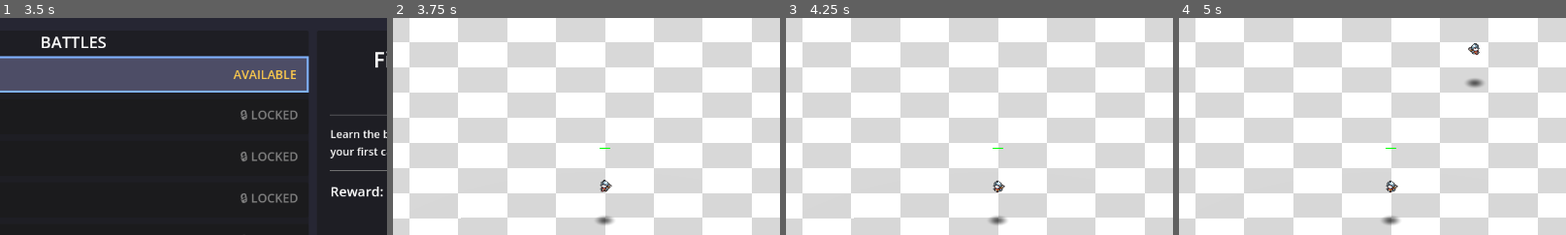
Above: before the commit, frames 1-4 (left to right).
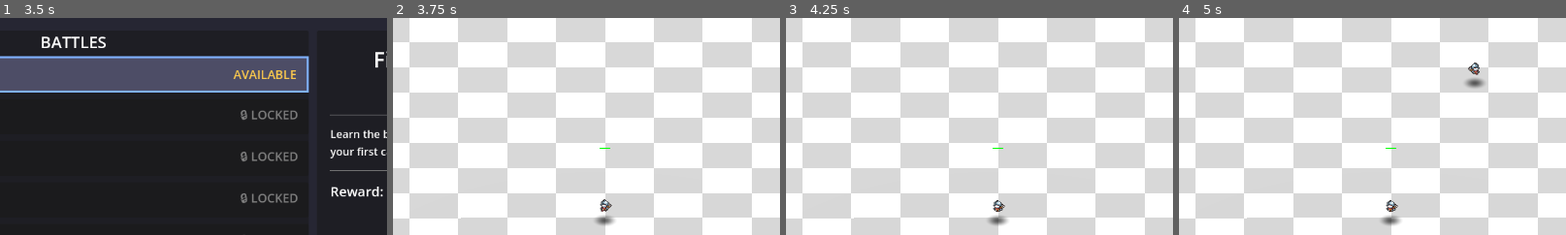
Above: after the commit, the same moments.

Repository: amari-charles/project-summoner
Game: Godot game, scene res://scenes/ui/main_menu.tscn
The game is run twice, just before and just after one commit, with the same random seed, the same clock (stepped at 60 frames per second) and the same inputs.
Inputs (mouse positions are % of the whole screen's width and height, from its top left):
- Up to frame 1 (3.5 s): click "PLAY" at 0.5 s; click "SELECT" at 1.25 s; click "CHOOSE WARRIOR" at 2 s; click (32, 26) at 2.75 s
- Up to frame 2 (3.75 s): click "START BATTLE" at 3.5 s
- Up to frame 3 (4.25 s): no input
- Up to frame 4 (5 s): tap Enter at 4.25 s; drag from (50, 83) to (60, 28) at 4.27 s
The pictures show only the part of the screen within x 23-73%, y 14-63%; the shares and areas given below are measured in that part.

Frame 1 is identical in both runs. In frame 2, 0.2% of the frame differs, in the area x 53-57%, y 74-90%; in frame 3, 0.2%; in frame 4, 0.5%, in the area x 53-78%, y 11-90%.

Commit message:
Improve shadow positioning with viewport-based sprite alignment (imperfect)
Changes:
- Reposition 2D sprites to 80% of viewport height (attempt to align feet with bottom)
- Add auto-shadow sizing based on sprite height (~35% of height)
- Add diagnostic prints for position debugging

Known issues (still needs work):
- Feet are being cut off at viewport bottom
- Warrior sprite feet still too far above shadow
- Current 80% positioning is arbitrary, not based on actual sprite bounds
- Need to calculate positioning from actual lowest pixel of sprite artwork

This is a checkpoint commit before implementing proper feet-based positioning.

🤖 Generated with [Claude Code](https://claude.com/claude-code)

Co-Authored-By: Claude <noreply@anthropic.com>

Diff:
--- a/scripts/units/shadow_component.gd
+++ b/scripts/units/shadow_component.gd
@@ -26,6 +26,8 @@
 
 	# Position just above ground (PlaneMesh has no volume)
 	position.y = 0.01
+
+	print("ShadowComponent: Local position.y=0.01 (should match character feet at Y=0)")
 
 	# Create radial gradient texture
 	shadow_texture = _create_radial_gradient_texture()
--- a/scripts/units/skeletal_character_2d5_component.gd
+++ b/scripts/units/skeletal_character_2d5_component.gd
@@ -139,7 +139,7 @@
 		unit._on_attack_impact()
 
 ## Setup sprite alignment so character feet are at origin (Y=0)
-## Uses simple Y positioning - proven to work
+## Positions BOTH the Sprite3D and the 2D skeletal content within viewport
 func _setup_sprite_alignment() -> void:
 	if not sprite_3d or not viewport:
 		return
@@ -147,9 +147,15 @@
 	# Calculate actual sprite height in world units
 	var world_height = viewport.size.y * sprite_3d.pixel_size  # 600 * 0.01 = 6.0
 
-	# Position sprite so bottom is at Y=0
-	# With centered=true, center needs to be at half-height
+	# Position Sprite3D so viewport bottom is at Y=0
 	sprite_3d.position.y = world_height / 2.0  # 3.0 for skeletal sprites
+
+	# CRITICAL: Adjust 2D skeletal model position so feet are at viewport bottom
+	# Update the Y component of position_offset
+	if skeletal_instance:
+		# Position at ~80% of viewport height to account for model size
+		skeletal_instance.position.y = viewport.size.y * 0.8  # ~480 for 600px viewport
+		print("SkeletalChar2D5: Repositioned 2D model to Y=%.0f (viewport bottom at %.0f)" % [skeletal_instance.position.y, viewport.size.y])
 
 ## Get the world-space height of this sprite
 ## Used by HP bars, projectile spawns, etc.
--- a/scripts/units/sprite_character_2d5_component.gd
+++ b/scripts/units/sprite_character_2d5_component.gd
@@ -62,17 +62,21 @@
 	return 1.0  # Fallback duration
 
 ## Setup sprite alignment so character feet are at origin (Y=0)
-## Uses simple Y positioning - proven to work
+## Positions BOTH the Sprite3D and the 2D sprite content within viewport
 func _setup_sprite_alignment() -> void:
-	if not sprite_3d or not viewport:
+	if not sprite_3d or not viewport or not character_sprite:
 		return
 
 	# Calculate actual sprite height in world units
 	var world_height = viewport.size.y * sprite_3d.pixel_size  # 250 * 0.025 = 6.25
 
-	# Position sprite so bottom is at Y=0
-	# With centered=true, center needs to be at half-height
+	# Position Sprite3D so viewport bottom is at Y=0
 	sprite_3d.position.y = world_height / 2.0  # 3.125 for standard sprites
+
+	# CRITICAL: Position 2D sprite so feet are at viewport bottom (not centered!)
+	# With centered=true, position at ~80% of viewport height to account for sprite size
+	character_sprite.position.y = viewport.size.y * 0.8  # ~200 for 250px viewport
+	print("SpriteChar2D5: Repositioned 2D sprite to Y=%.0f (viewport bottom at %.0f)" % [character_sprite.position.y, viewport.size.y])
 
 ## Get the world-space height of this sprite
 ## Used by HP bars, projectile spawns, etc.
--- a/scripts/units/unit_3d.gd
+++ b/scripts/units/unit_3d.gd
@@ -34,7 +34,7 @@
 
 ## Shadow settings
 @export var shadow_enabled: bool = true
-@export var shadow_size: float = 2.0  ## Increased from 1.0 to 2.0 for better visibility
+@export var shadow_size: float = 0.0  ## Auto-calculated from sprite size (set to 0 for auto)
 @export var shadow_opacity: float = 0.6
 
 ## Current state
@@ -109,9 +109,15 @@
 	if not shadow_enabled:
 		return
 
-	# Auto-calculate shadow size from collision shape if not manually set
+	# Auto-calculate shadow size from visual component if available, otherwise collision shape
 	if shadow_size <= 0.0:
-		shadow_size = _calculate_shadow_size_from_collision()
+		if visual_component and visual_component.has_method("get_sprite_height"):
+			# Shadow should be proportional to sprite width (roughly 1/3 of height for human proportions)
+			var sprite_height = visual_component.get_sprite_height()
+			shadow_size = sprite_height * 0.35  # ~35% of height
+			print("Unit3D: Calculated shadow_size=%.2f from sprite_height=%.2f" % [shadow_size, sprite_height])
+		else:
+			shadow_size = _calculate_shadow_size_from_collision()
 
 	# Load the ShadowComponent script
 	var shadow_script = load("res://scripts/units/shadow_component.gd")
@@ -128,6 +134,14 @@
 
 	# Initialize with proper values (explicit initialization pattern)
 	shadow_component.initialize(shadow_size, shadow_opacity)
+
+	# Diagnostic: Check unit and shadow positions
+	await get_tree().process_frame  # Wait for shadow to initialize
+	print("Unit3D '%s': global_position=%s" % [name, global_position])
+	if visual_component:
+		print("  Visual.position=%s" % visual_component.position)
+	if shadow_component:
+		print("  Shadow.position=%s, global_position=%s" % [shadow_component.position, shadow_component.global_position])
 
 ## Calculate shadow size based on collision shape
 func _calculate_shadow_size_from_collision() -> float:
Not shown: 1 places in scenes/battlefield/test_battle_vfx.tscn that only renumber resources
